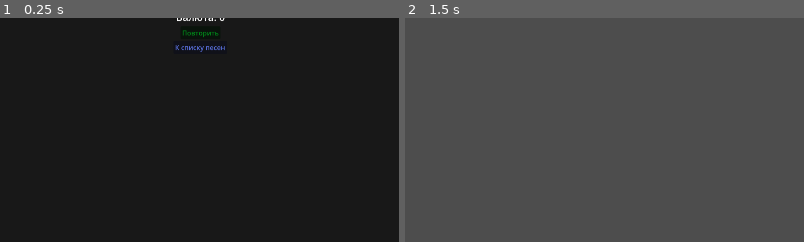
Above: before the commit, frames 1-2 (left to right).
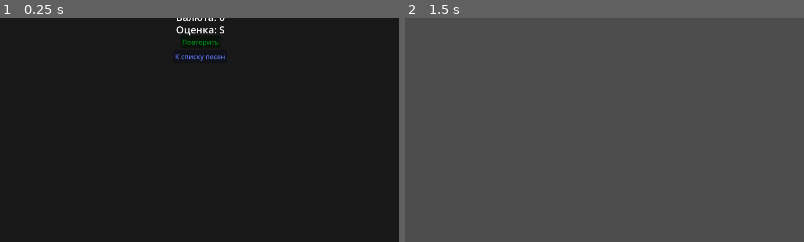
Above: after the commit, the same moments.

Repository: abletoburntheweb/RhythmFall
Game: Godot game, scene res://scenes/victory_screen/victory_screen.tscn
Two runs of this game, one before a commit and one after it. Both use one fixed random seed, a clock stepped at 60 frames per second and the inputs below. This scene is started directly instead of the project's main scene.
Inputs (mouse positions are % of the whole screen's width and height, from its top left):
- Up to frame 1 (0.25 s): no input
- Up to frame 2 (1.5 s): click "Повторить" at 0.5 s; tap Enter at 1.25 s; move the mouse to (72, 45) at 1.27 s; hold D from 1.28 s (still down); tap 1 at 1.35 s; click (72, 45) at 1.42 s
The pictures show only the part of the screen within x 25-75%, y 26-76%; the shares and areas given below are measured in that part.

The runs differ from the first frame. In frame 1, 0.7% of the frame differs, in the area x 43-57%, y 3-20%; in frame 2, nothing differs.

Commit message:
add debug menu toggle control

Diff:
--- a/data/achievements_data.json
+++ b/data/achievements_data.json
@@ -112,29 +112,29 @@
 		},
 		{
 			"category": "economy",
-			"current": 98.0,
+			"current": 140.0,
 			"description": "Собрать 500 единиц валюты",
 			"id": 11.0,
 			"image": "res://assets/achievements/currency_collector_1.png",
 			"title": "Собиратель I",
 			"total": 500.0,
-			"unlock_date": null,
-			"unlocked": false
-		},
-		{
-			"category": "economy",
-			"current": 98.0,
+			"unlock_date": "16 Ноя 2025, 03:08",
+			"unlocked": true
+		},
+		{
+			"category": "economy",
+			"current": 140.0,
 			"description": "Собрать 1000 единиц валюты",
 			"id": 12.0,
 			"image": "res://assets/achievements/currency_collector_2.png",
 			"title": "Собиратель II",
 			"total": 1000.0,
-			"unlock_date": null,
-			"unlocked": false
-		},
-		{
-			"category": "economy",
-			"current": 98.0,
+			"unlock_date": "16 Ноя 2025, 03:11",
+			"unlocked": true
+		},
+		{
+			"category": "economy",
+			"current": 140.0,
 			"description": "Собрать 2500 единиц валюты",
 			"id": 13.0,
 			"image": "res://assets/achievements/currency_collector_3.png",
@@ -277,18 +277,18 @@
 		},
 		{
 			"category": "gameplay",
-			"current": 1.0,
+			"current": 3.0,
 			"description": "Завершить 5 уровней",
 			"id": 26.0,
 			"image": "res://assets/achievements/rhythm_beginner.png",
 			"title": "Новичок ритма",
 			"total": 5.0,
-			"unlock_date": null,
-			"unlocked": false
-		},
-		{
-			"category": "gameplay",
-			"current": 1.0,
+			"unlock_date": "16 Ноя 2025, 03:11",
+			"unlocked": true
+		},
+		{
+			"category": "gameplay",
+			"current": 3.0,
 			"description": "Завершить 20 уровней",
 			"id": 27.0,
 			"image": "res://assets/achievements/rhythm_master.png",
@@ -299,7 +299,7 @@
 		},
 		{
 			"category": "gameplay",
-			"current": 13.0,
+			"current": 0.0,
 			"description": "Набрать 1000 точных попаданий",
 			"id": 28.0,
 			"image": "res://assets/achievements/rhythm_master.png",
--- a/logic/score_manager.gd
+++ b/logic/score_manager.gd
@@ -69,3 +69,7 @@
 
 func get_missed_notes_count() -> int:
 	return missed_notes
+
+func set_accuracy(new_accuracy: float):
+	accuracy = clampf(new_accuracy, 0.0, 100.0)
+	print("ScoreManager: Точность установлена вручную: %.1f%%" % accuracy)
--- a/scenes/debug_menu/debug_menu.gd
+++ b/scenes/debug_menu/debug_menu.gd
@@ -8,6 +8,7 @@
 var max_combo_label: Label = null
 var combo_multiplier_label: Label = null
 var bpm_label: Label = null
+var accuracy_label: Label = null
 var notes_total_label: Label = null
 var notes_current_label: Label = null
 var song_time_label: Label = null
@@ -15,6 +16,7 @@
 var plus_1000_button: Button = null
 var minus_1000_button: Button = null
 var plus_10_combo_button: Button = null
+var accuracy_edit: LineEdit = null
 var win_button: Button = null
 
 func _ready():
@@ -32,9 +34,11 @@
 	minus_1000_button = get_node_or_null("Minus1000Button") as Button
 	win_button = get_node_or_null("WinButton") as Button
 	plus_10_combo_button = get_node_or_null("Plus10ComboButton") as Button
+	accuracy_edit = get_node_or_null("AccuracyEdit") as LineEdit
+	accuracy_label = get_node_or_null("AccuracyLabel") as Label
 
 	var missing_nodes = []
-	for property_name in ["fps_label", "score_label", "combo_la …(187 unchanged characters)… n", "win_button", "plus_10_combo_button"]:
+	for property_name in ["fps_label", "score_label", "combo_la …(187 unchanged characters)… n", "win_button", "plus_10_combo_button", "accuracy_edit", "accuracy_label"]:
 		if not get(property_name):
 			missing_nodes.append(property_name)
 
@@ -51,8 +55,51 @@
 		plus_10_combo_button.pressed.connect(_on_plus_10_combo_button_pressed)
 	if auto_play_check_box:
 		auto_play_check_box.toggled.connect(_on_auto_play_check_box_toggled)
+	if accuracy_edit:
+		accuracy_edit.placeholder_text = "0-100"
+		accuracy_edit.text_submitted.connect(_on_accuracy_text_submitted)
+	if accuracy_label:
+		accuracy_label.text = "Точность:"
 
 	hide()
+
+func _input(event):
+	if not visible:
+		return
+
+	if accuracy_edit and accuracy_edit.has_focus():
+		return
+
+	if event is InputEventKey and event.pressed:
+		var viewport = get_viewport()
+		var handled = false
+
+		match event.keycode:
+			KEY_1:
+				_on_plus_1000_button_pressed()
+				handled = true
+			KEY_2:
+				_on_minus_1000_button_pressed()
+				handled = true
+			KEY_3:
+				_on_plus_10_combo_button_pressed()
+				handled = true
+			KEY_4:
+				if auto_play_check_box:
+					auto_play_check_box.button_pressed = not auto_play_check_box.button_pressed
+					_on_auto_play_check_box_toggled(auto_play_check_box.button_pressed)
+				handled = true
+			KEY_5:
+				if accuracy_edit:
+					accuracy_edit.grab_focus()
+					print("DebugMenu: Ввод точности - введите значение 0-100 и нажмите Enter")
+				handled = true
+			KEY_6:
+				_on_win_button_pressed()
+				handled = true
+
+		if handled and viewport:
+			viewport.set_input_as_handled()
 
 func toggle_visibility():
 	visible = not visible
@@ -72,6 +119,8 @@
 			max_combo_label.text = "Макс. комбо: %d" % game_screen.score_manager.get_max_combo()
 		if combo_multiplier_label:
 			combo_multiplier_label.text = "Множитель комбо: x%.1f" % game_screen.score_manager.get_combo_multiplier()
+		if accuracy_label:
+			accuracy_label.text = "Точность: %.1f%%" % game_screen.score_manager.get_accuracy()
 
 	if game_screen and game_screen.note_manager:
 		if notes_current_label:
@@ -85,6 +134,27 @@
 	if game_screen and song_time_label:
 		song_time_label.text = "Время песни: %.1fс" % game_screen.game_time
 
+func _on_accuracy_text_submitted(new_text: String):
+	if new_text.is_valid_float():
+		var accuracy_value = new_text.to_float()
+		accuracy_value = clampf(accuracy_value, 0.0, 100.0)
+
+		var game_screen = get_parent()
+		if game_screen and game_screen.score_manager:
+			game_screen.score_manager.set_accuracy(accuracy_value)
+			print("DebugMenu: Установлена точность: %.1f%%" % accuracy_value)
+
+			if game_screen.has_method("update_ui"):
+				game_screen.update_ui()
+
+			accuracy_edit.text = ""
+			accuracy_edit.release_focus()
+		else:
+			printerr("DebugMenu: Не удалось получить доступ к score_manager")
+	else:
+		print("DebugMenu: Введено некорректное значение точности: ", new_text)
+		accuracy_edit.text = ""
+
 func _on_plus_1000_button_pressed():
 	var game_screen = get_parent()
 	if game_screen and game_screen.score_manager:
--- a/scenes/game_screen/game_screen.gd
+++ b/scenes/game_screen/game_screen.gd
@@ -350,16 +350,19 @@
 
 		if keycode == KEY_QUOTELEFT and shift_pressed:
 			if debug_menu:
-				debug_menu.toggle_visibility()
+				var settings_manager = game_engine.get_settings_manager() if game_engine else null
+				if settings_manager and settings_manager.get_enable_debug_menu():
+					debug_menu.toggle_visibility()
+				else:
+					print("DebugMenu: Отключено в настройках")
 			return
 
-	# Обрабатываем пробел для пропуска обратного отсчета даже когда input_enabled = false
+
 	if event is InputEventKey and event.pressed and event.keycode == KEY_SPACE:
 		if countdown_active:
 			skip_countdown()
 			return
 
-	# Остальная обработка ввода только если input_enabled = true
 	if not input_enabled:
 		return
 
@@ -381,11 +384,9 @@
 
 func skip_countdown():
 	if countdown_active:
-		# Останавливаем текущий таймер обратного отсчета
 		if countdown_timer:
-			# Для SceneTreeTimer мы не можем остановить, но можем пропустить сразу
 			countdown_remaining = 0
-			_update_countdown()  # Это запустит gameplay
+			_update_countdown()
 		print("Обратный отсчет пропущен")
 
 func skip_intro() -> bool:
--- a/scenes/settings_menu/tabs/graphics_tab.tscn
+++ b/scenes/settings_menu/tabs/graphics_tab.tscn
@@ -23,3 +23,11 @@
 [node name="FullscreenCheckBox" type="CheckBox" parent="ContentVBox"]
 layout_mode = 2
 text = "Полноэкранный режим"
+
+[node name="FPSLabel" type="Label" parent="."]
+layout_mode = 0
+offset_left = 1780.0
+offset_right = 1820.0
+offset_bottom = 23.0
+text = "FPS:"
+horizontal_alignment = 2
--- a/scenes/song_select/song_select.tscn
+++ b/scenes/song_select/song_select.tscn
@@ -88,8 +88,10 @@
 expand_mode = 1
 
 [node name="TitleLabel" type="Label" parent="MainVBox/ContentHBox/DetailsVBox"]
+custom_minimum_size = Vector2(400, 23)
 layout_mode = 2
 text = "Название"
+autowrap_mode = 2
 
 [node name="ArtistLabel" type="Label" parent="MainVBox/ContentHBox/DetailsVBox"]
 layout_mode = 2
--- a/scenes/victory_screen/victory_screen.gd
+++ b/scenes/victory_screen/victory_screen.gd
@@ -26,6 +26,7 @@
 @onready var combo_label: Label = $StatsFrame/ComboLabel
 @onready var max_combo_label: Label = $StatsFrame/MaxComboLabel
 @onready var accuracy_label: Label = $StatsFrame/AccuracyLabel
+@onready var grade_label: Label = $StatsFrame/GradeLabel
 @onready var currency_label: Label = $StatsFrame/CurrencyLabel
 @onready var replay_button: Button = $ButtonsContainer/ReplayButton
 @onready var song_select_button: Button = $ButtonsContainer/SongSelectButton
@@ -41,6 +42,33 @@
 	if currency_label:
 		currency_label.mouse_filter = Control.MOUSE_FILTER_STOP
 		currency_label.gui_input.connect(_on_currency_label_clicked)
+
+func _calculate_grade() -> String:
+	if accuracy >= 100.0:
+		return "SS"
+	elif accuracy >= 95.0:
+		return "S"
+	elif accuracy >= 90.0:
+		return "A"
+	elif accuracy >= 80.0:
+		return "B"
+	elif accuracy >= 70.0:
+		return "C"
+	elif accuracy >= 60.0:
+		return "D"
+	else:
+		return "F"
+
+func _get_grade_color(grade: String) -> Color:
+	match grade:
+		"SS": return Color.GOLD
+		"S": return Color.GOLD
+		"A": return Color.SILVER
+		"B": return Color.ORANGE
+		"C": return Color.YELLOW_GREEN
+		"D": return Color.ROYAL_BLUE
+		"F": return Color.RED
+		_: return Color.WHITE
 
 func _on_replay_button_pressed():
 	if music_manager and music_manager.has_method("play_select_sound"):
@@ -145,6 +173,12 @@
 	if is_instance_valid(accuracy_label):
 		accuracy_label.text = "Точность: %.1f%%" % accuracy
 
+	if is_instance_valid(grade_label):
+		var grade = _calculate_grade()
+		var grade_color = _get_grade_color(grade)
+		grade_label.text = "Оценка: %s" % grade
+		grade_label.modulate = grade_color
+
 	if is_instance_valid(currency_label):
 		currency_label.text = "Валюта за уровень: %d" % earned_currency
 
@@ -154,6 +188,8 @@
 		if player_data_manager:
 			player_data_manager.add_currency(earned_currency)
 			player_data_manager.add_perfect_hits_this_level(perfect_hits_this_level)
+
+			var grade = _calculate_grade()
 
 			var achievement_system = null
 			var achievement_manager = null
@@ -217,6 +253,7 @@
 				achievement_manager.show_all_delayed_gameplay_achievements()
 
 			print("💰 Игрок заработал валюту: %d" % earned_currency)
+			print("🎯 Получена оценка: %s (%.1f%%)" % [grade, accuracy])
 		else:
 			printerr("VictoryScreen: Не удалось получить player_data_manager")
 	else:
--- a/scenes/victory_screen/victory_screen.tscn
+++ b/scenes/victory_screen/victory_screen.tscn
@@ -86,11 +86,20 @@
 text = "Валюта: 0"
 horizontal_alignment = 1
 
+[node name="GradeLabel" type="Label" parent="StatsFrame"]
+layout_mode = 0
+offset_top = 150.0
+offset_right = 1920.0
+offset_bottom = 184.0
+theme_override_font_sizes/font_size = 24
+text = "Оценка: S"
+horizontal_alignment = 1
+
 [node name="ButtonsContainer" type="VBoxContainer" parent="."]
 layout_mode = 0
-offset_top = 304.0
+offset_top = 326.0
 offset_right = 1920.0
-offset_bottom = 1078.0
+offset_bottom = 1100.0
 
 [node name="ReplayButton" type="Button" parent="ButtonsContainer"]
 modulate = Color(0, 0.62806845, 0.1154759, 1)
